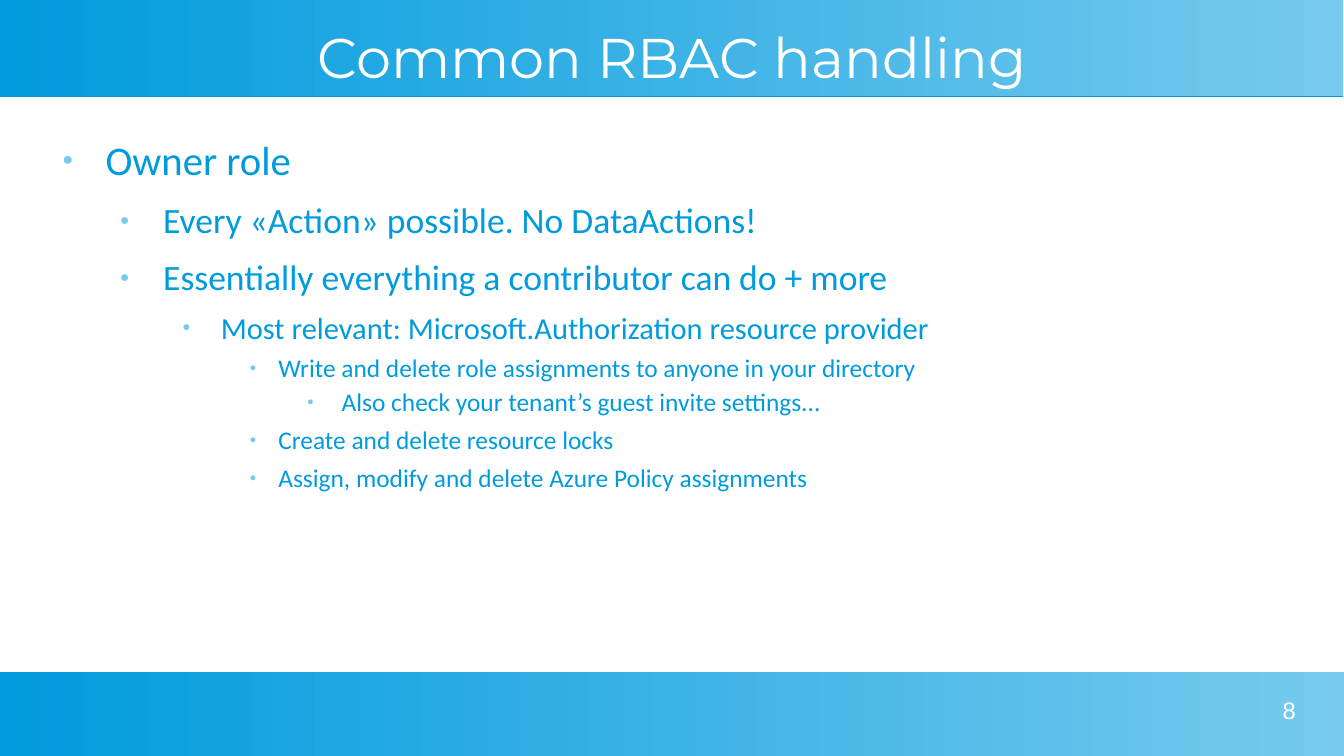
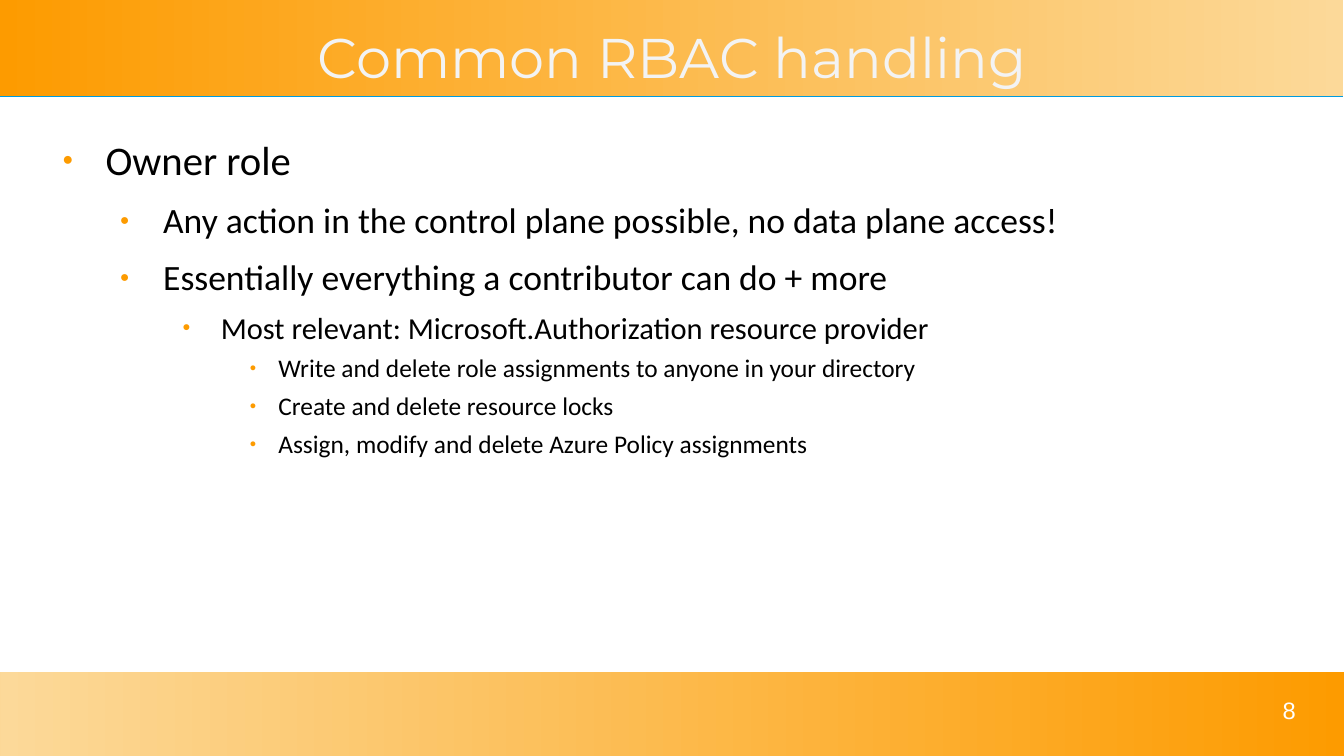
Before and after one commit to solomson/solom.tech, a slide deck: slide 8 of assets/presentations/reducing-azure-risk.odp. Drawn at 1344x756 pixels with LibreOffice and Linux fonts; fonts in the diff are those of the drawing. Boxes give left, top, right and bottom in pixels: in the first picture for what was removed or moved away, otherwise in the second. Text is boxed around its words. In the diff, an @@ line names an element or a change of style, - is before the commit and + after.

```diff
--- a/assets/presentations/reducing-azure-risk.odp
+++ b/assets/presentations/reducing-azure-risk.odp
@@ rectangle at [0, 0, 1344, 96]: fill gradient #77CAEE to #75C9EE to #73C9ED to #71C8ED to #6FC7ED to #6EC6ED to gradient #FCD999 to #FD9B00 @@
@@ title "Common RBAC handling" at [317, 36, 1027, 89]: text colour #FFFFFF to #F3F3F3 @@
@@ text at [106, 146, 929, 458]: text colour #009BDD to #000000 in "Owner role", "Essentially everything a contributor can do + ...", "Most relevant: Microsoft.Authorization resource provider", "Write and delete role assignments to anyone ..." and 2 more places; bullet colour #77CAEE to #FD9B00 @@
@@ text at [163, 208, 1057, 239]: text changed; text colour #009BDD to #000000 @@
-  ● Every «Action» possible. No DataActions!
+  ● Any action in the control plane possible, no data plane access!
@@ text at [342, 393, 821, 416]: paragraph removed @@
-        ● Also check your tenant’s guest invite settings...
@@ rectangle at [0, 672, 1344, 756]: fill gradient #77CAEE to #75C9EE to #73C9ED to #71C8ED to #6FC7ED to #6EC6ED to gradient #FD9B00 to #FCD999 @@
```
Also in this commit, not shown: 22 other slides changed, 1 slide added, 3 other files.
